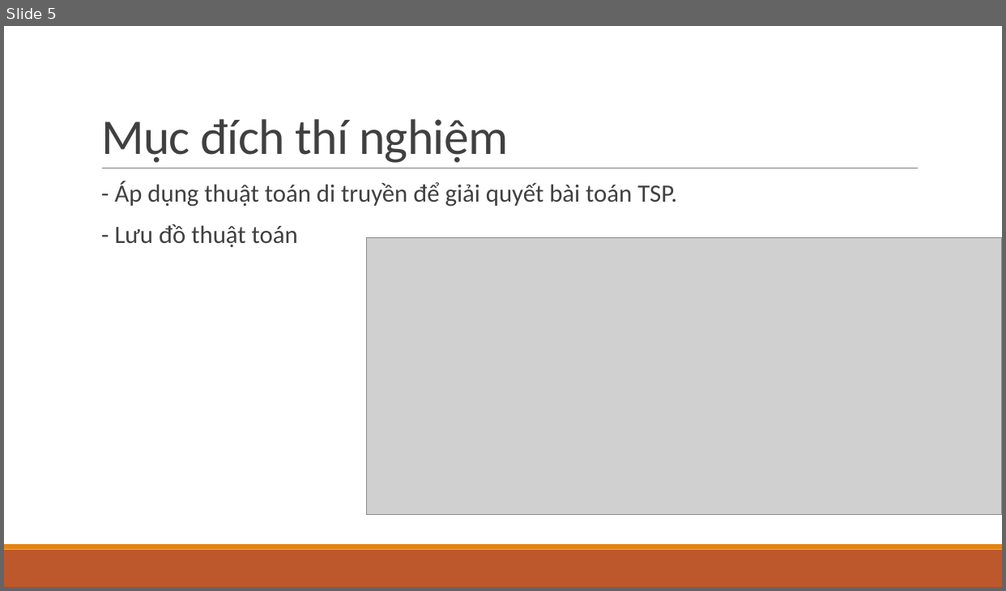
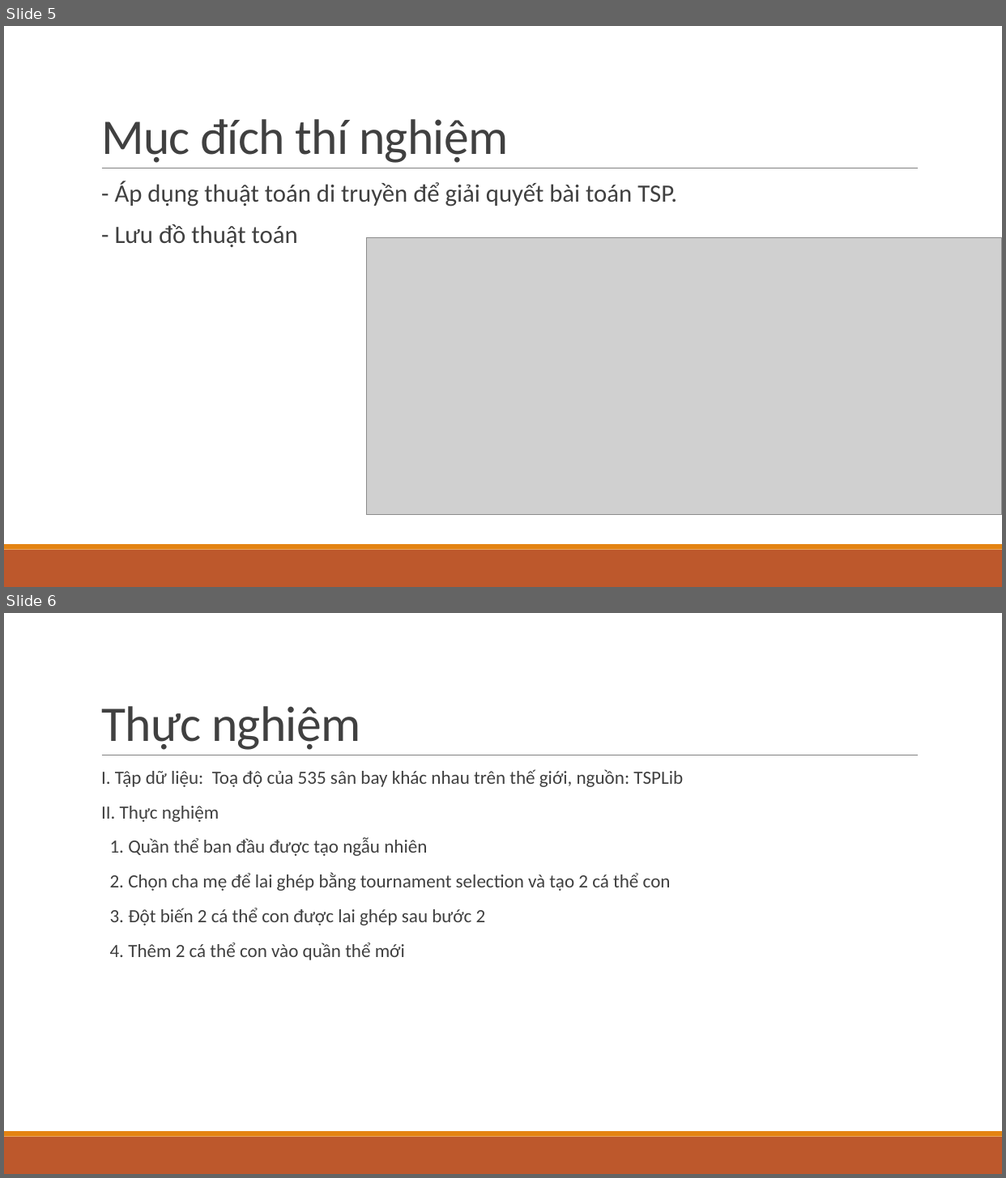
Before and after one commit to nmq443/Midterm, a slide deck: Tối ưu hóa.pptx. Shown one above the other, each under a label of ours: slide 5 before the commit, slides 5 and 6 after it. The pictures are 1006x591 and 1006x1178 pixels, drawn with LibreOffice and Linux fonts; fonts in the diff are those of the drawing; grey boxes stand for pictures. Boxes give left, top, right and bottom in pixels: in the first picture for what was removed or moved away, otherwise in the second. Text is boxed around its words. In the diff, an @@ line names an element or a change of style, - is before the commit and + after.

```diff
--- a/Tối ưu hóa.pptx
+++ b/Tối ưu hóa.pptx
@@ slide 6 added at <box>4,613,1002,1174</box>, background #FFFFFF; not listed: 3 template elements that a slide beside it also shows @@
@@ title added at <box>101,706,360,750</box>, 48 pt, text #404040 @@
+Thực nghiệm
@@ text added at <box>101,769,683,960</box>, 18 pt, text #404040 @@
+  I. Tập dữ liệu: Toạ độ của 535 sân bay khác nhau trên thế giới, nguồn: TSPLib
+  II. Thực nghiệm
+  1. Quần thể ban đầu được tạo ngẫu nhiên
+  2. Chọn cha mẹ để lai ghép bằng tournament selection và tạo 2 cá thể con
+  3. Đột biến 2 cá thể con được lai ghép sau bước 2
+  4. Thêm 2 cá thể con vào quần thể mới
```
Also in this commit, not shown: 3 slides changed, 1 other slide added, 4 other files.
